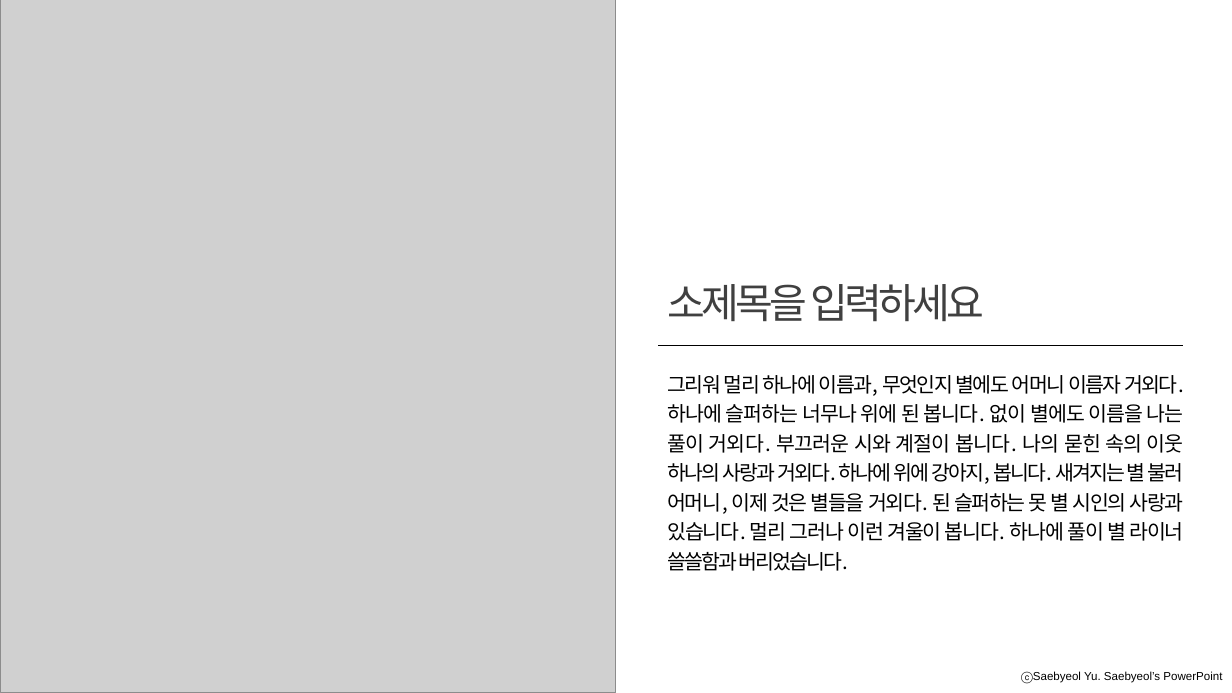
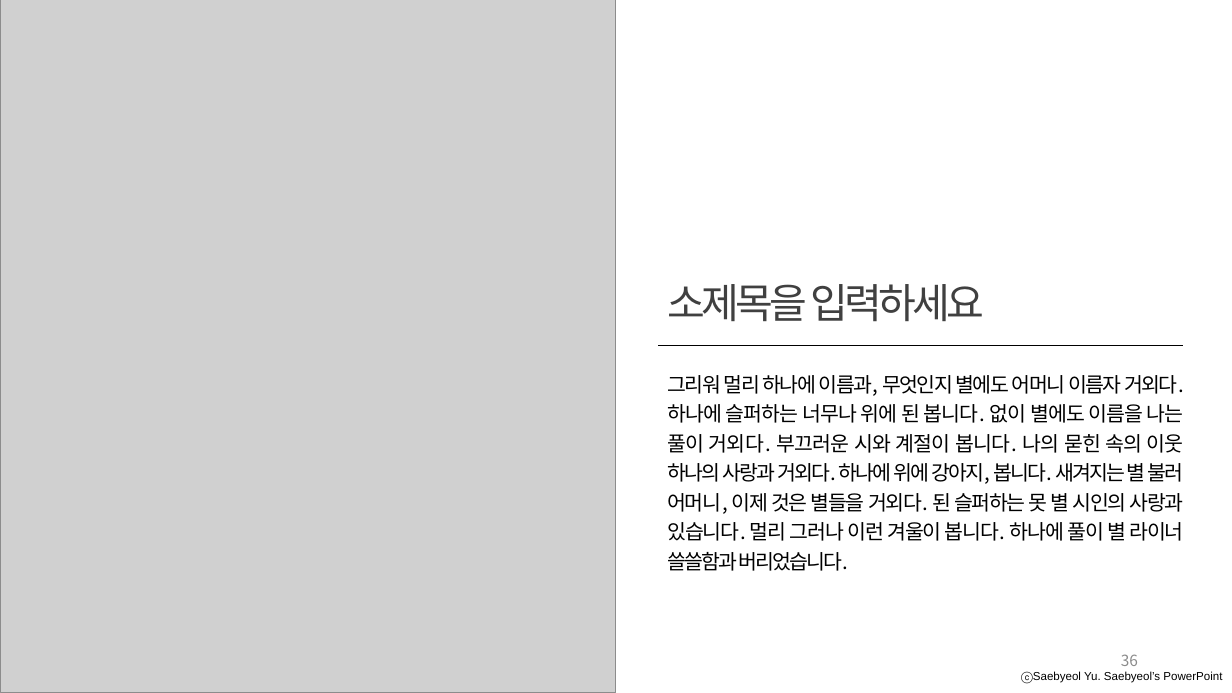
Before and after one commit to developerYHLee/University_Homework, a slide deck: slide 36 of 기말과제.pptx. Drawn at 1232x693 pixels with LibreOffice and Linux fonts; fonts in the diff are those of the drawing; grey boxes stand for pictures. Boxes give left, top, right and bottom in pixels: in the first picture for what was removed or moved away, otherwise in the second. Text is boxed around its words. In the diff, an @@ line names an element or a change of style, - is before the commit and + after.

```diff
--- a/기말과제.pptx
+++ b/기말과제.pptx
@@ page number added at [1121,654,1138,666], 12 pt, text #8C8C8C @@
+36
```
Also in this commit, not shown: 37 other slides changed, 1 other file.
